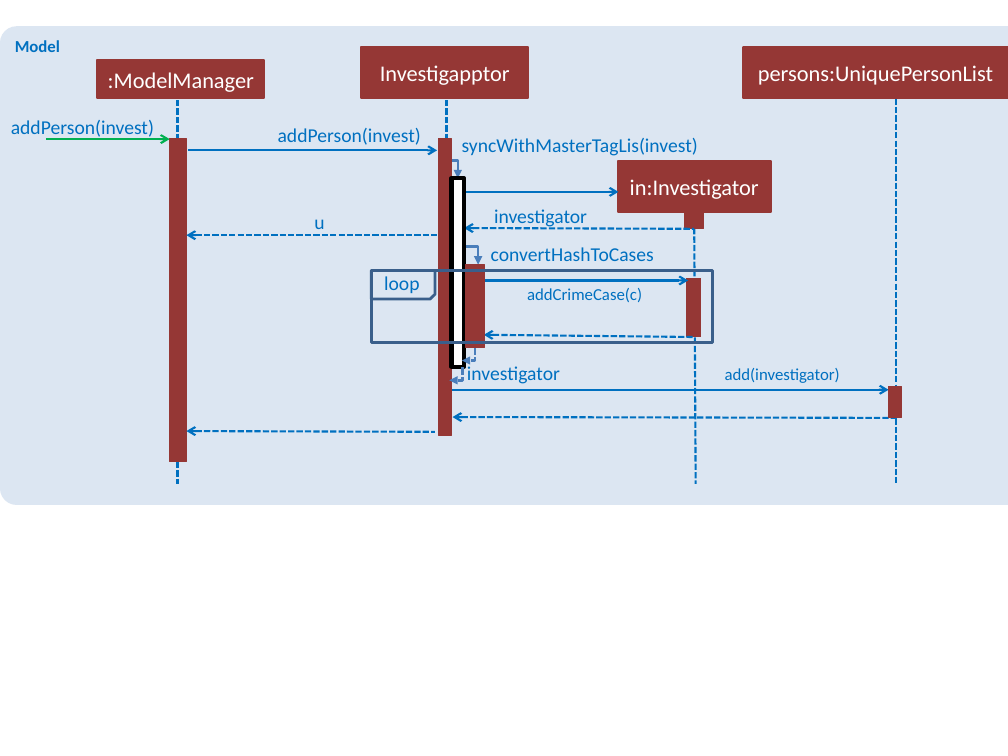
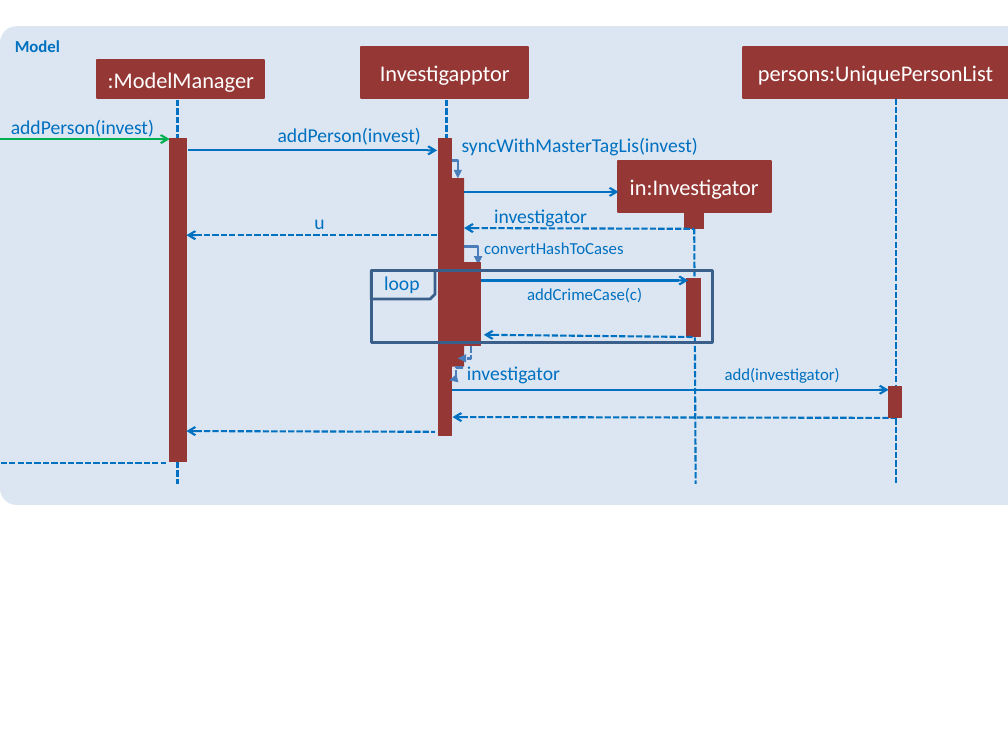
Before and after one commit to quentinkhoo/main, a slide deck: slide 1 of docs/diagrams/DeleteInvestigatorSequenceDiagram.pptx. Drawn at 1008x756 pixels with LibreOffice and Linux fonts; fonts in the diff are those of the drawing. Boxes give left, top, right and bottom in pixels: in the first picture for what was removed or moved away, otherwise in the second. Text is boxed around its words. In the diff, an @@ line names an element or a change of style, - is before the commit and + after.

```diff
--- a/docs/diagrams/DeleteInvestigatorSequenceDiagram.pptx
+++ b/docs/diagrams/DeleteInvestigatorSequenceDiagram.pptx
@@ arrow moved from (46, 139) - (169, 139) to (0, 139) - (169, 139) @@
@@ rectangle at box(452, 178, 464, 367): fill #FFFFFF to #953735; outline #000000 3 pt to none @@
@@ text "convertHashToCases": place and size @@
-text "convertHashToCases" at box(491, 247, 654, 261)
+text "convertHashToCases" at box(484, 242, 623, 254)
@@ text "convertHashToCases" at box(484, 242, 623, 254): size 14 to 12 pt @@
@@ rectangle: place and size @@
-rectangle at box(466, 265, 484, 348)
+rectangle at box(462, 262, 480, 345)
@@ elbow arrow moved from (475, 348) - (462, 361) to (471, 346) - (458, 359) @@
@@ elbow arrow (463, 367) - (450, 380): route changed @@
@@ arrow added from (166, 463) to (0, 463), #0070C0 1.5 pt dashed @@
```
Also in this commit, not shown: 1 other slide changed, 3 slides added, 1 slide removed, 11 other files.
